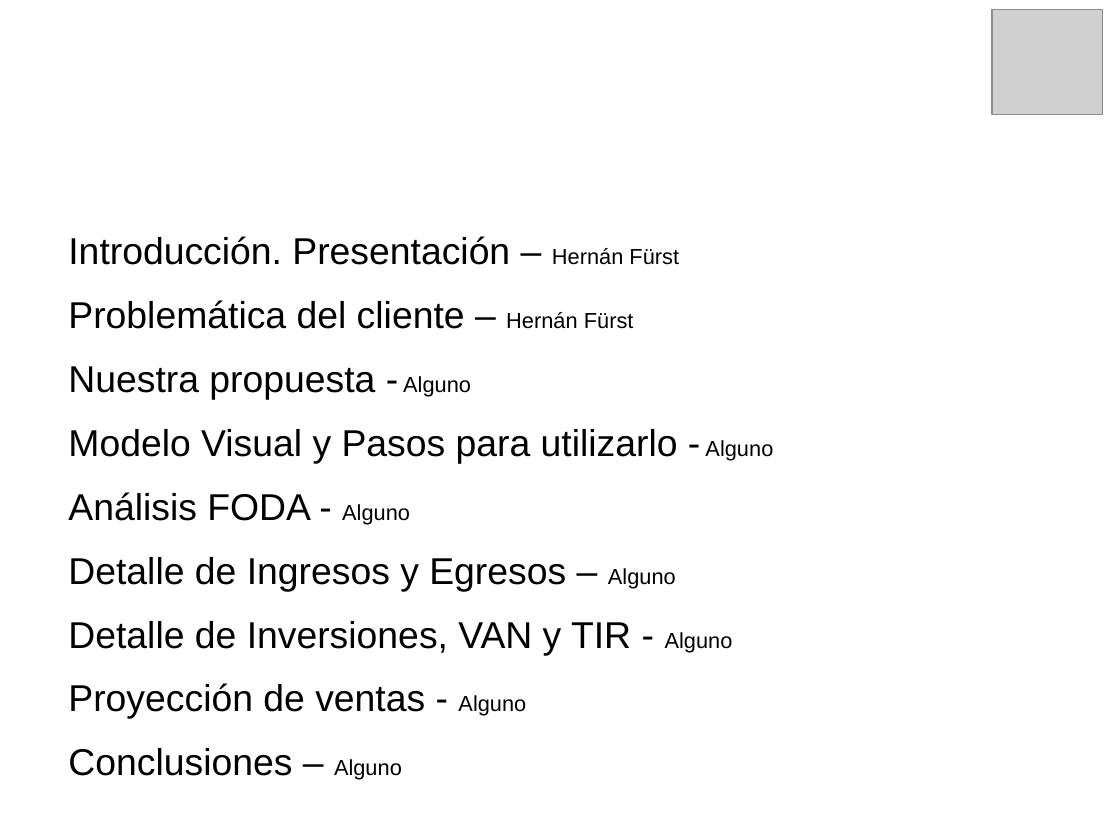
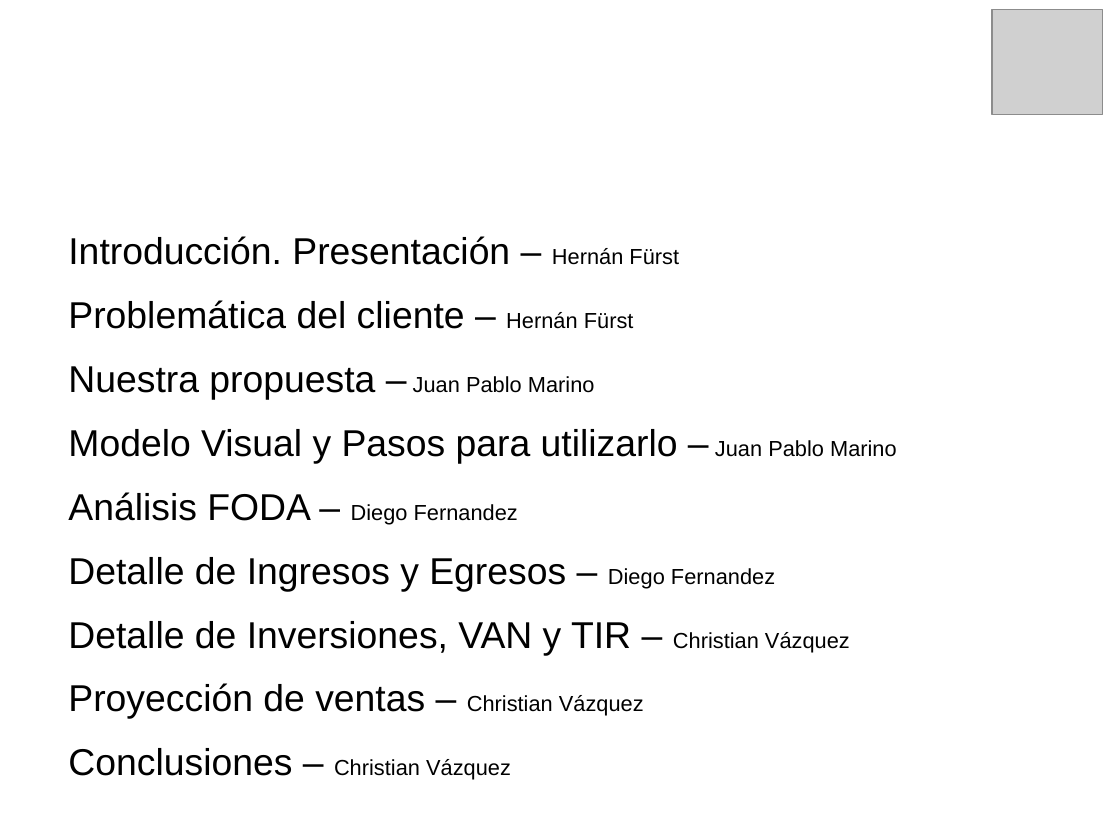
Before and after one commit to carlamadeo/proyectosfacultad, a slide deck: slide 2 of FPI/Vidriera Digital/FPI-V4.ppt. Drawn at 1120x840 pixels with LibreOffice and Linux fonts; fonts in the diff are those of the drawing; grey boxes stand for pictures; background and template pictures are left out. Boxes give left, top, right and bottom in pixels: in the first picture for what was removed or moved away, otherwise in the second. Text is boxed around its words. In the diff, an @@ line names an element or a change of style, - is before the commit and + after.

```diff
--- a/FPI/Vidriera Digital/FPI-V4.ppt
+++ b/FPI/Vidriera Digital/FPI-V4.ppt
@@ text at bbox=[68, 366, 897, 780]: text changed @@
-Nuestra propuesta - Alguno
-Modelo Visual y Pasos para utilizarlo - Alguno
-Análisis FODA - Alguno
-Detalle de Ingresos y Egresos – Alguno
-Detalle de Inversiones, VAN y TIR - Alguno
-Proyección de ventas - Alguno
-Conclusiones – Alguno
+Nuestra propuesta – Juan Pablo Marino
+Modelo Visual y Pasos para utilizarlo – Juan Pablo Marino
+Análisis FODA – Diego Fernandez
+Detalle de Ingresos y Egresos – Diego Fernandez
+Detalle de Inversiones, VAN y TIR – Christian Vázquez
+Proyección de ventas – Christian Vázquez
+Conclusiones – Christian Vázquez
```
